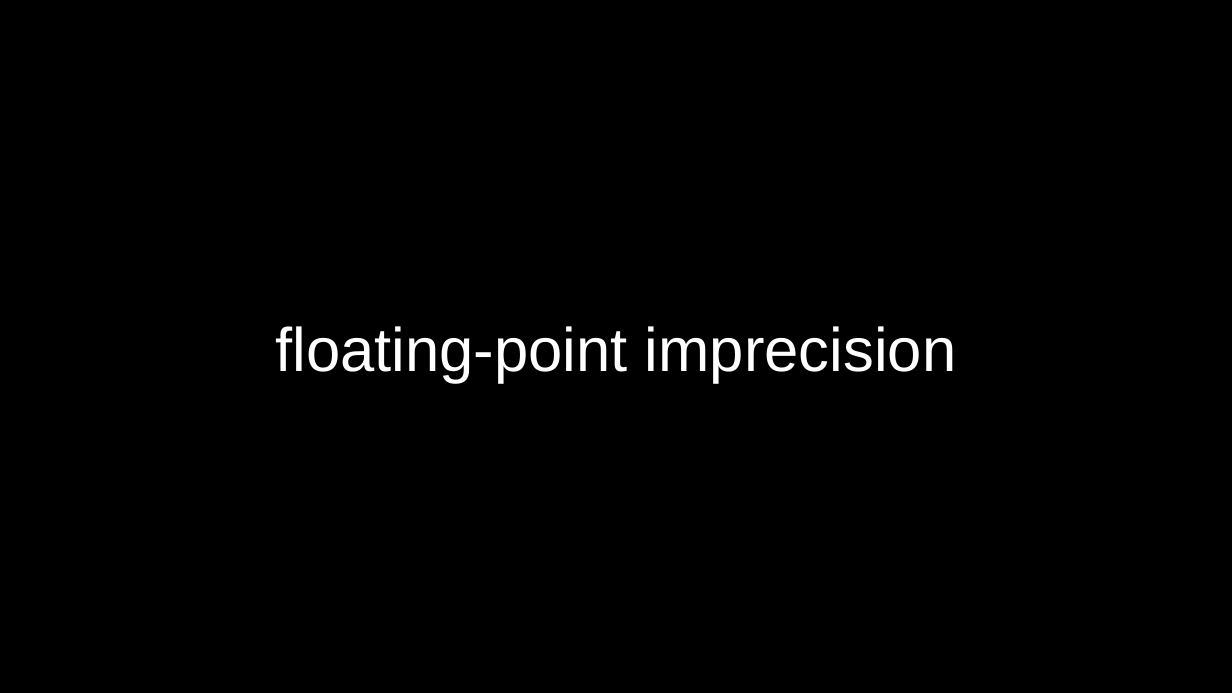
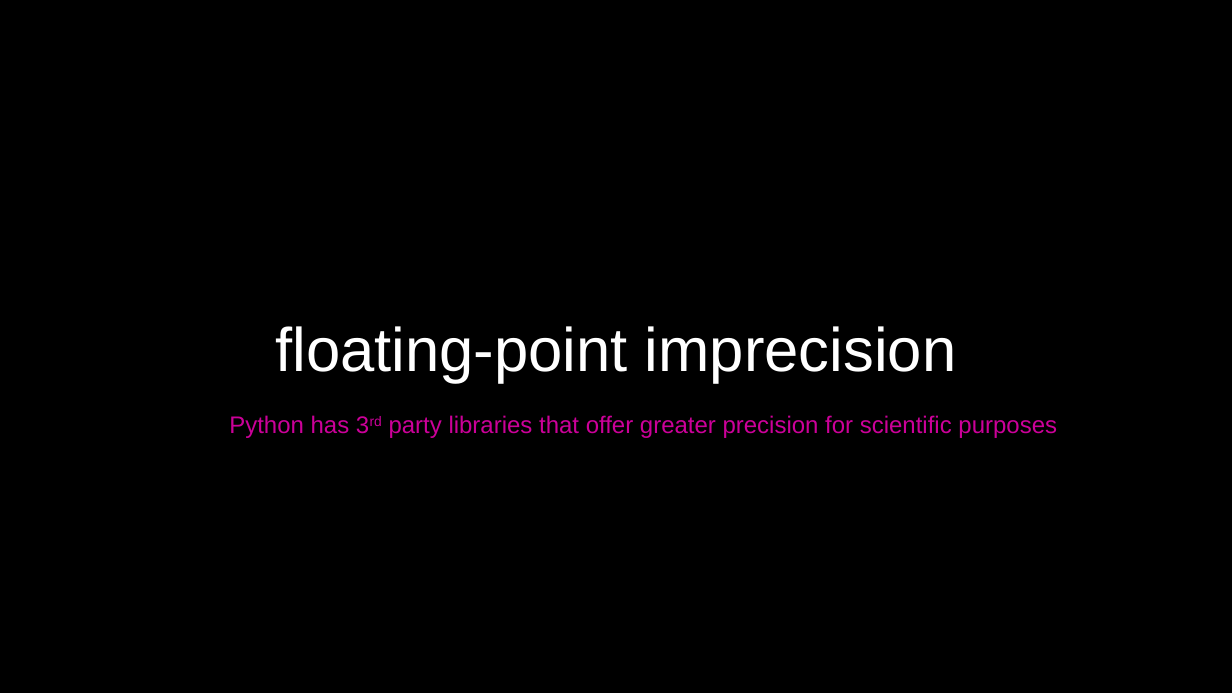
Before and after one commit to ddangman/cs50, a slide deck: slide 75 of Intro to Computer Science CS50x/CS50 2023 - Lecture 6 - Python.pptx. Drawn at 1232x693 pixels with LibreOffice and Linux fonts; fonts in the diff are those of the drawing. Boxes give left, top, right and bottom in pixels: in the first picture for what was removed or moved away, otherwise in the second. Text is boxed around its words. In the diff, an @@ line names an element or a change of style, - is before the commit and + after.

```diff
--- a/Intro to Computer Science CS50x/CS50 2023 - Lecture 6 - Python.pptx
+++ b/Intro to Computer Science CS50x/CS50 2023 - Lecture 6 - Python.pptx
@@ text added at (x1=229, y1=415, x2=1057, y2=438), 14 pt, text #CC0099 @@
+Python has 3rd party libraries that offer greater precision for scientific purposes
```
Also in this commit, not shown: 1 other slide changed, 2 slides added, 2 slides removed, 10 other files.
